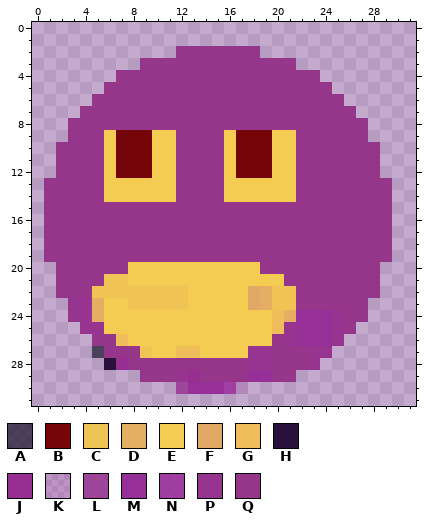
Two states of a pixel-art sprite, character/jl.png. The picture above is the old version.
The file is 32x32 pixels. Colours within 5 levels of each other are drawn and written as one.
Palette (. is transparent): A #120f25ac  B #760508  C #f0c355  D #e4af63  E #f5cc52  F #e2a966  G #efbd5a  H #28113b  J #972e91  K #9c299c2c  L #953290d3  M #963098  N #9b2d9cdd  P #963490  Q #95368a
And afterwards:
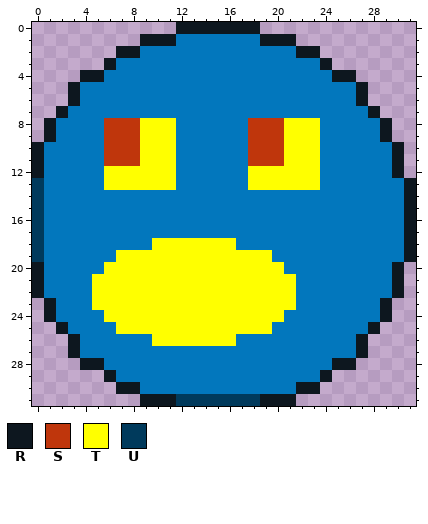
Colours new in this view: R #0d171f  S #bf360c  T #ffff00  U #003a5c
Change:
colour Q: #95368a -> #0277bd
Changed rows in their new state; - is a pixel that keeps its letter.
first column x 0:
 0 ------------RRRRRRR-------------
 1 ---------RRRQQQQQQQRRR----------
 2 -------RRQQQ-------QQQRR--------
 3 ------RQQ-------------QQR-------
 4 ----RRQ-----------------QRR-----
 5 ---RQQ-------------------QQR----
 6 ---RQ---------------------QR----
 7 --RQ-----------------------QR---
 8 -RQ---SSSTTT------SSSTTT----QR--
 9 -RQ---SSSTTT----QQSSSTTT----QR--
10 RQ----SSSTTT----QQSSSTTT-----QR-
11 RQ----SSSTTT----QQSSSTTT-----QR-
12 RQ----TTTTTT----QQTTTTTT-----QR-
13 U-----TTTTTT----QQTTTTTT------QR
14 U-----QQQQQQ----QQQQQQ--------QR
15 U-----------------------------QR
16 U-----------------------------QR
17 U-----------------------------QR
18 U---------TTTTTTT-------------QR
19 U------TTTTTTTTTTTTT----------QR
20 RQ----TTTTTTTTTTTTTTT--------QR-
21 RQ---TTTTTTTTTTTTTTTTT-------QR-
22 RQ---TTTTTTTTTTTTTTTTT-------QR-
23 -RQQQTTTTTTTTTTTTTTTTT------QR--
24 -RQQQQTTTTTTTTTTTTTTTQQQQQ--QR--
25 --RQQQQTTTTTTTTTTTTTQQQQQQ-QR---
26 ---RQ--QQQTTTTTTTQQQ-QQQQQQR----
27 ---RQQ---QQQQQQQQQQQ---QQQQR----
28 ----RRQQ----------QQ---QQRR-----
29 ------RQQ---QQ----QQ--QQR-------
30 -------RRQQQQQQQQQQQQQRR--------
31 ---------RRRUUUUUUURRR----------
